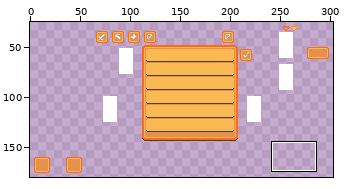
One commit to this pixel-art file: Assets/concept.aseprite. The first picture is a wide view before the edit; the outline marks the close-up.
Close-up. Before the commit:
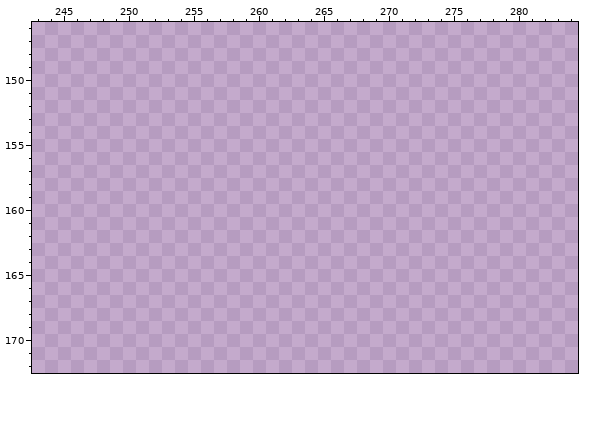
320x180 pixels, 1 frame. Shown: x 243..284, y 146..172. The wide view leaves out empty margins. The commit also changed other parts of the picture, which this record leaves out.
New version:
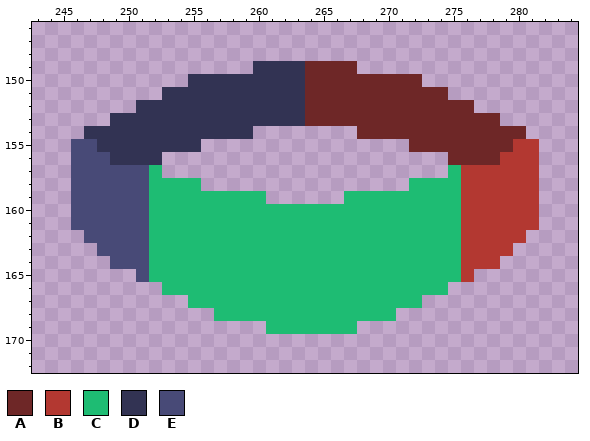
Palette (. is transparent): A #6e2727  B #b33831  C #1ebc73  D #323353  E #484a77
What changed:
Colour A now appears in row 149 at x 264 to 267; in row 150 at x 264 to 272; in row 151 at x 264 to 274; in row 152 at x 264 to 276; in row 153 at x 264 to 278; in row 154 at x 268 to 280.
Colour A now appears in row 155 at x 272 to 279; in row 156 at x 275 to 278.
Colour B now appears in row 155 at x 280 to 281; in row 156 at x 279 to 281; in rows 157 to 161 at x 276 to 281; in row 162 at x 276 to 280; in row 163 at x 276 to 279; in row 164 at x 276 to 278.
Colour B now appears in row 165 at x 276.
Colour C now appears in row 157 at x 252 and 275; in row 158 at x 252 to 255 and 272 to 275; in row 159 at x 252 to 260 and 267 to 275; in rows 160 to 165 at x 252 to 275; in row 166 at x 253 to 274; in row 167 at x 255 to 272.
Colour C now appears in row 168 at x 257 to 270; in row 169 at x 261 to 267.
Colour D now appears in row 149 at x 260 to 263; in row 150 at x 255 to 263; in row 151 at x 253 to 263; in row 152 at x 251 to 263; in row 153 at x 249 to 263; in row 154 at x 247 to 259.
Colour D now appears in row 155 at x 248 to 255; in row 156 at x 249 to 252.
Colour E now appears in row 155 at x 246 to 247; in row 156 at x 246 to 248; in rows 157 to 161 at x 246 to 251; in row 162 at x 247 to 251; in row 163 at x 248 to 251; in row 164 at x 249 to 251.
Colour E now appears in row 165 at x 251.
Pixel boxes of the changes (left, top, right, bottom) in both close-ups:
added: (71, 61, 539, 334)
